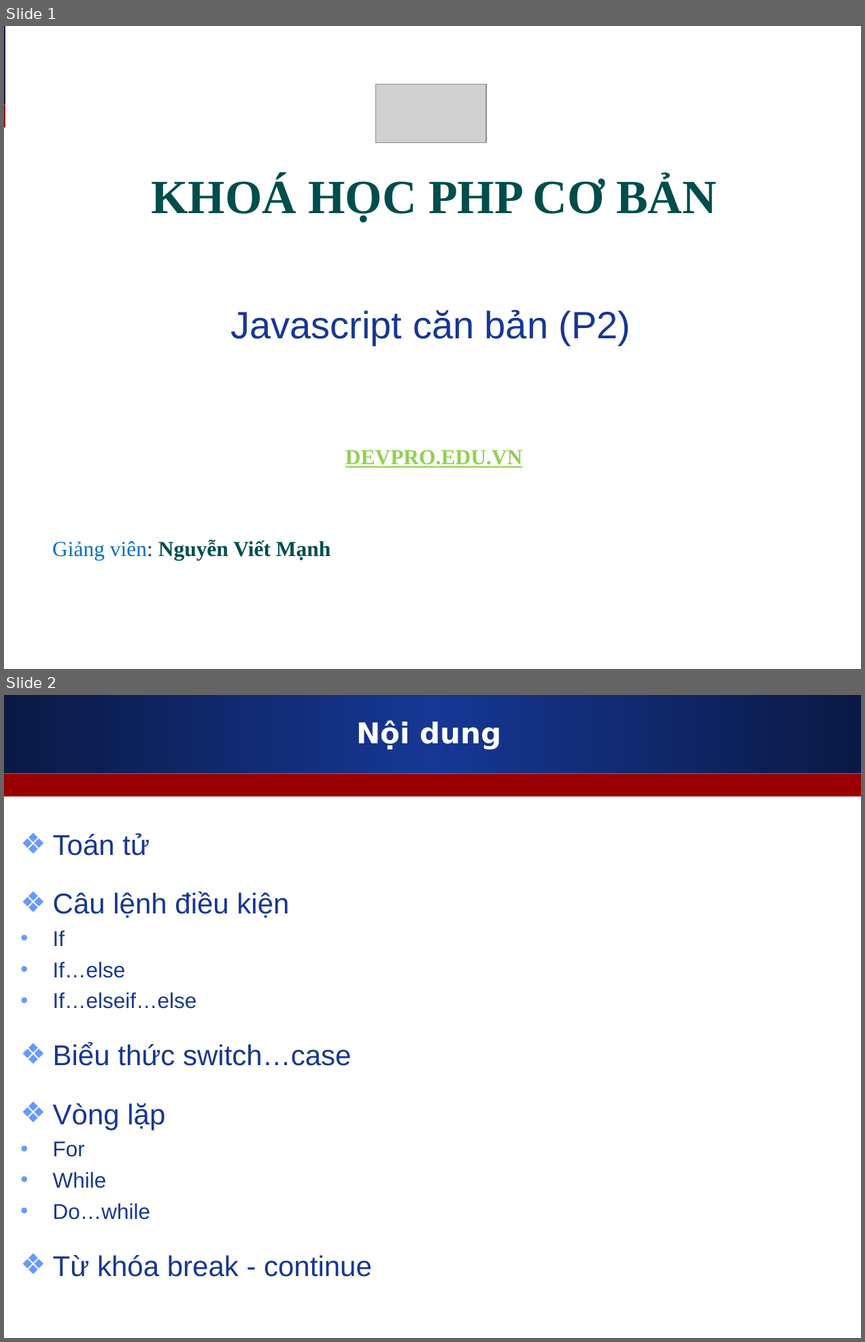
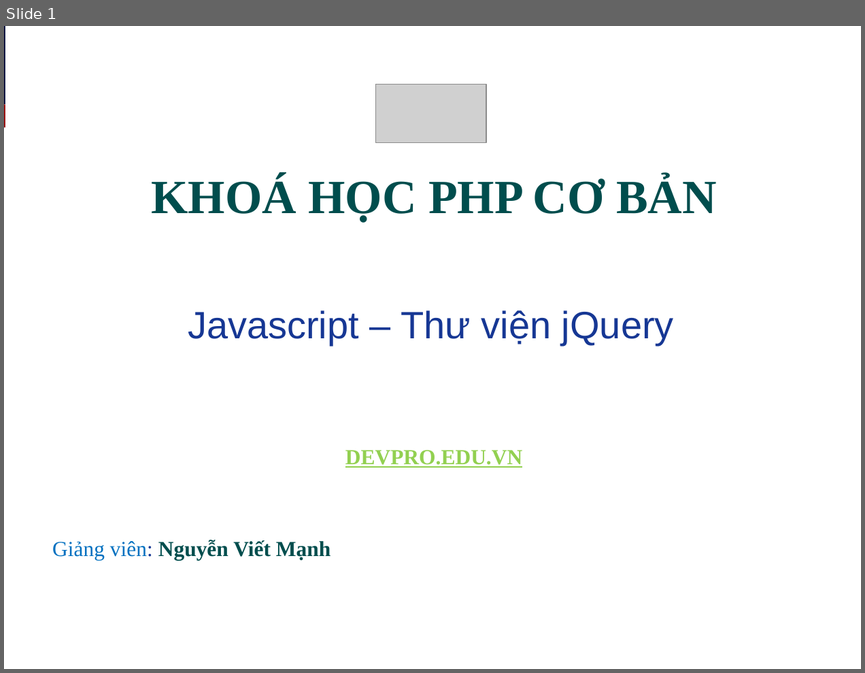
Before and after one commit to melng124/php39_devpro, a slide deck: Day8_Javascript_jQuery/Slide_bai_giang/Javascript_jQuery.ppt. Shown one above the other, each under a label of ours: slides 1 and 2 before the commit, slide 1 after it. The pictures are 865x1342 and 865x673 pixels, drawn with LibreOffice and Linux fonts; fonts in the diff are those of the drawing; grey boxes stand for pictures. Boxes give left, top, right and bottom in pixels: in the first picture for what was removed or moved away, otherwise in the second. Text is boxed around its words. In the diff, an @@ line names an element or a change of style, - is before the commit and + after.

```diff
--- a/Day8_Javascript_jQuery/Slide_bai_giang/Javascript_jQuery.ppt
+++ b/Day8_Javascript_jQuery/Slide_bai_giang/Javascript_jQuery.ppt
@@ slide 2 removed at box(4, 695, 861, 1338), background #FFFFFF; not listed: 2 template elements that a slide beside it also shows @@
@@ title removed at box(356, 720, 501, 749) @@
-Nội dung
@@ text removed at box(53, 833, 372, 1276) @@
-❖ Toán tử
-❖ Câu lệnh điều kiện
-• If
-• If…else
-• If…elseif…else
-❖ Biểu thức switch…case
-❖ Vòng lặp
-• For
-• While
-• Do…while
-❖ Từ khóa break - continue
@@ slide 1 changed as well @@
@@ text at box(188, 310, 674, 346): text changed @@
-Javascript căn bản (P2)
+Javascript – Thư viện jQuery
```
Also in this commit, not shown: 13 slides added, 13 other slides removed, 1 other file.
